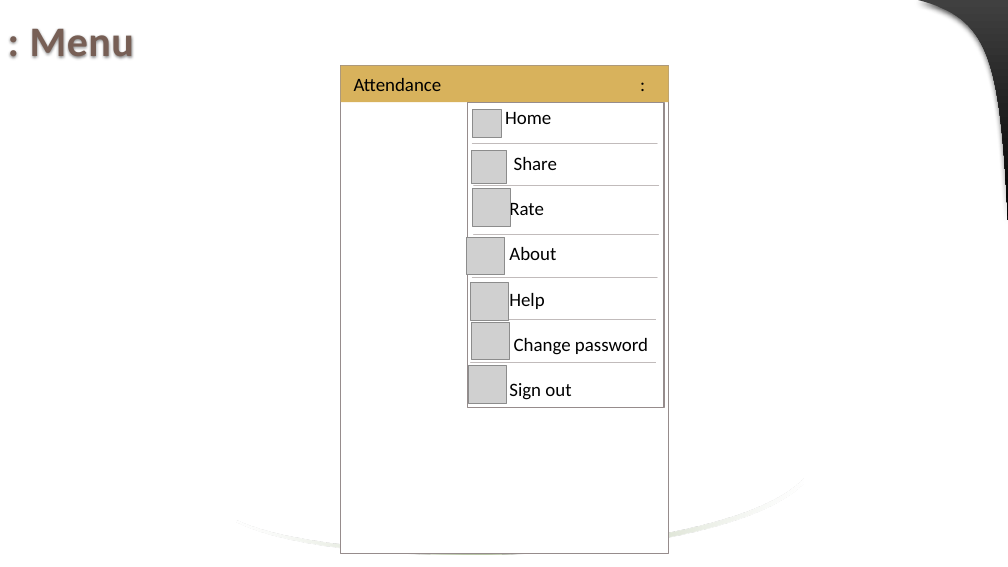
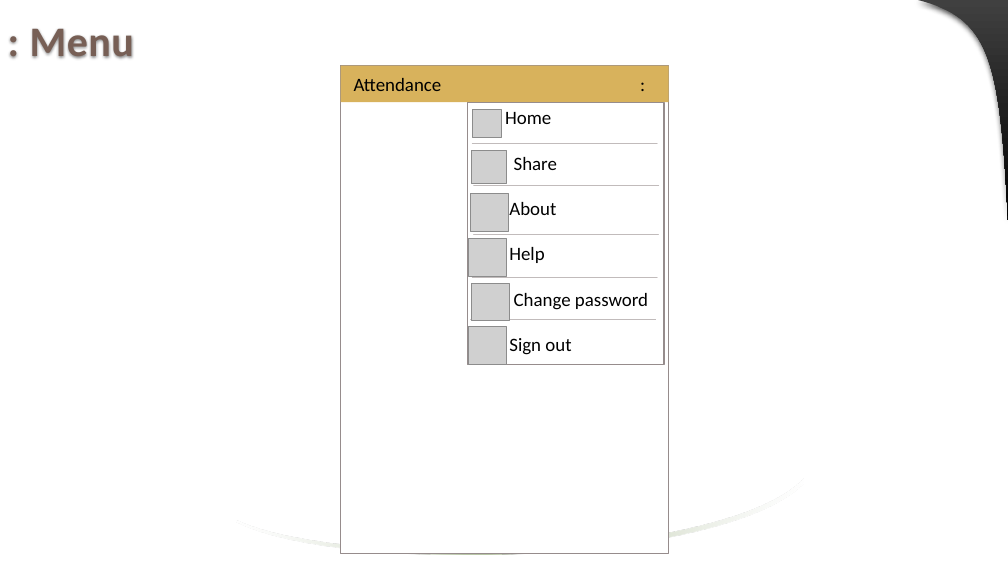
Before and after one commit to jaenudin86/Attendance, a slide deck: slide 12 of Attendance Wireframes.pptx (slide 11 before the commit). Drawn at 1008x567 pixels with LibreOffice and Linux fonts; fonts in the diff are those of the drawing; grey boxes stand for pictures. Boxes give left, top, right and bottom in pixels: in the first picture for what was removed or moved away, otherwise in the second. Text is boxed around its words. In the diff, an @@ line names an element or a change of style, - is before the commit and + after.

```diff
--- a/Attendance Wireframes.pptx
+++ b/Attendance Wireframes.pptx
@@ rectangle "Home": place and size @@
-rectangle "Home" at bbox=[468, 102, 665, 407]
+rectangle "Home" at bbox=[468, 102, 665, 364]
@@ picture: place and size @@
-picture at bbox=[467, 237, 505, 275]
+picture at bbox=[470, 194, 508, 231]
@@ picture removed at bbox=[473, 189, 510, 227] @@
@@ text in rectangle at bbox=[509, 200, 544, 221]: paragraph removed @@
-Rate
@@ picture: place and size @@
-picture at bbox=[471, 283, 509, 321]
+picture at bbox=[468, 239, 506, 277]
@@ picture: place and size @@
-picture at bbox=[472, 322, 510, 360]
+picture at bbox=[472, 283, 510, 321]
@@ picture: place and size @@
-picture at bbox=[469, 366, 507, 404]
+picture at bbox=[469, 327, 507, 364]
@@ line removed from (471, 362) to (656, 362) @@
```
Also in this commit, not shown: 15 other slides changed, 2 slides added, 35 other files.
